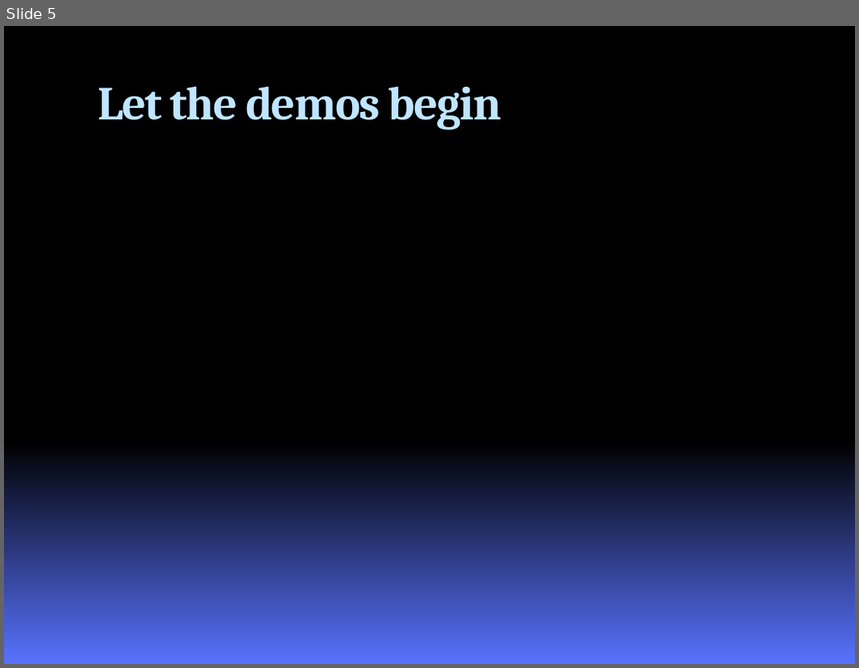
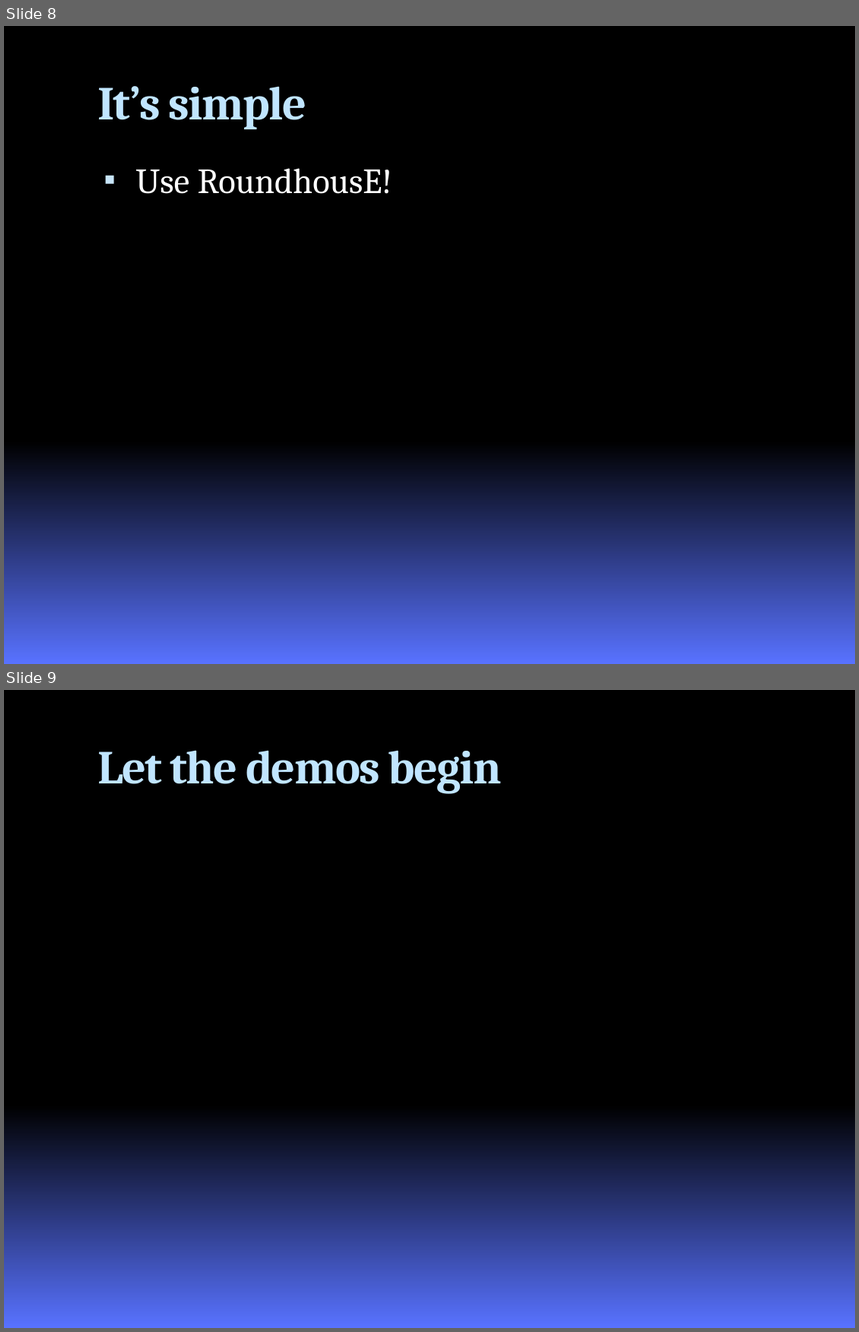
Before and after one commit to chucknorris/roundhouse, a slide deck: docs/RoundhousEPresentation.pptx. Shown one above the other, each under a label of ours: slide 5 before the commit, slides 8 and 9 after it. The pictures are 859x668 and 859x1332 pixels, drawn with LibreOffice and Linux fonts; fonts in the diff are those of the drawing; background and template pictures are left out. Boxes give left, top, right and bottom in pixels: in the first picture for what was removed or moved away, otherwise in the second. Text is boxed around its words. In the diff, an @@ line names an element or a change of style, - is before the commit and + after.

```diff
--- a/docs/RoundhousEPresentation.pptx
+++ b/docs/RoundhousEPresentation.pptx
@@ slide 8 added at (4, 26, 855, 664), background gradient #000000 to #5972FF @@
@@ title added at (97, 86, 306, 129), 40 pt, text #C0E5FF, bold @@
+It’s simple
@@ text added at (135, 168, 392, 194), 30 pt, text #FFFFFF @@
+▪ Use RoundhousE!
@@ what was slide 5 is now slide 9 @@
```
Also in this commit, not shown: 4 slides changed, 4 other slides added, 1 slide removed, 45 other files.
